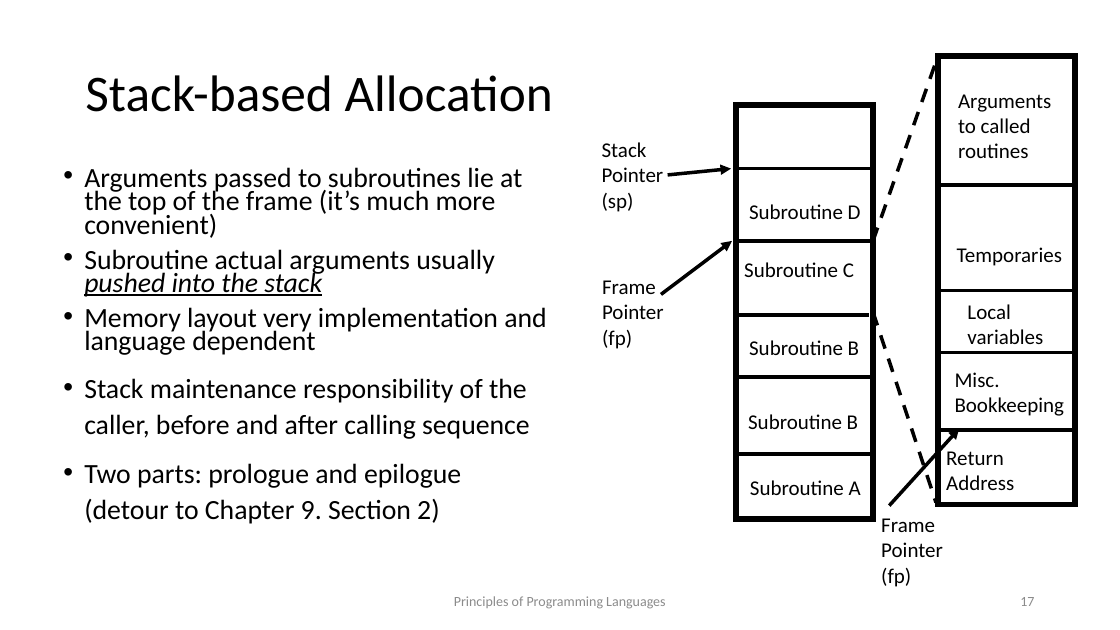
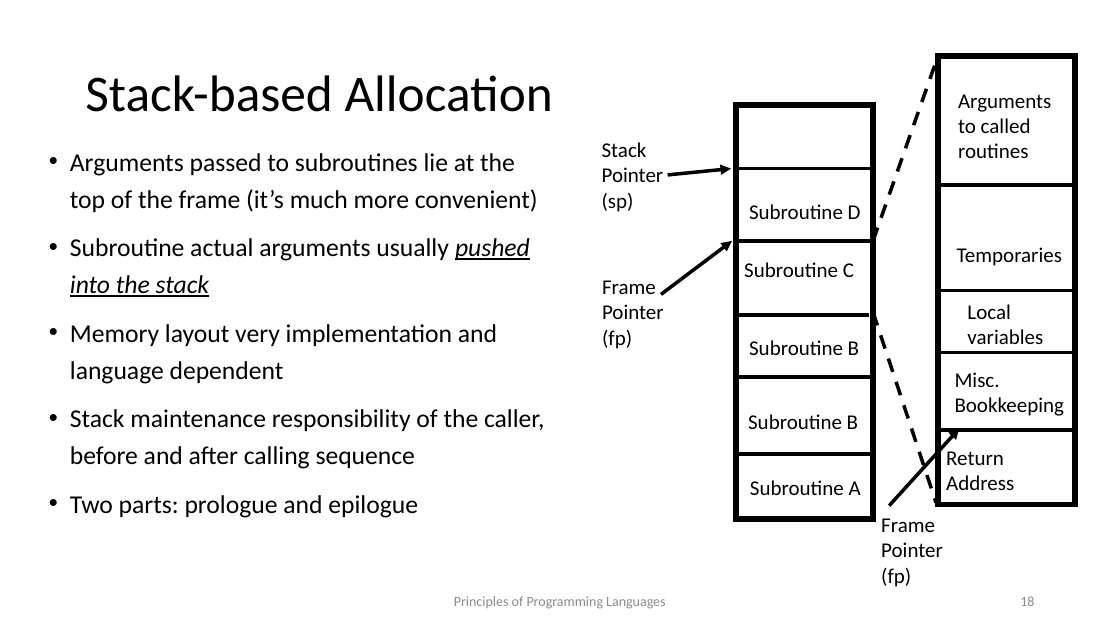
Before and after one commit to kongm/pl-design, a slide deck: slide 18 of environment.pptx (slide 17 before the commit). Drawn at 1120x630 pixels with LibreOffice and Linux fonts; fonts in the diff are those of the drawing. Boxes give left, top, right and bottom in pixels: in the first picture for what was removed or moved away, otherwise in the second. Text is boxed around its words. In the diff, an @@ line names an element or a change of style, - is before the commit and + after.

```diff
--- a/environment.pptx
+++ b/environment.pptx
@@ text "Arguments passed to subroutines lie ...": place and size @@
-text "Arguments passed to subroutines lie ..." at bbox=[84, 167, 546, 524]
+text "Arguments passed to subroutines lie ..." at bbox=[70, 153, 544, 518]
@@ text at bbox=[70, 153, 544, 469]: size 23.8 to 22 pt in "Arguments passed to subroutines lie at the ...", "Subroutine actual arguments usually pushed into the ...", "Memory layout very implementation and language dependent", "Stack maintenance responsibility of the caller, before ..."; line spacing 0.7 to 1.2; line spacing 1.1 to 1.2 @@
@@ text at bbox=[70, 495, 418, 518]: text changed; size 23.8 to 22 pt @@
-• Two parts: prologue and epilogue (detour to Chapter 9. Section 2)
+• Two parts: prologue and epilogue
@@ page number at bbox=[1020, 596, 1034, 606]: text changed @@
-17
+18
```
Also in this commit, not shown: 10 other slides changed, 1 slide added, 1 other file.
